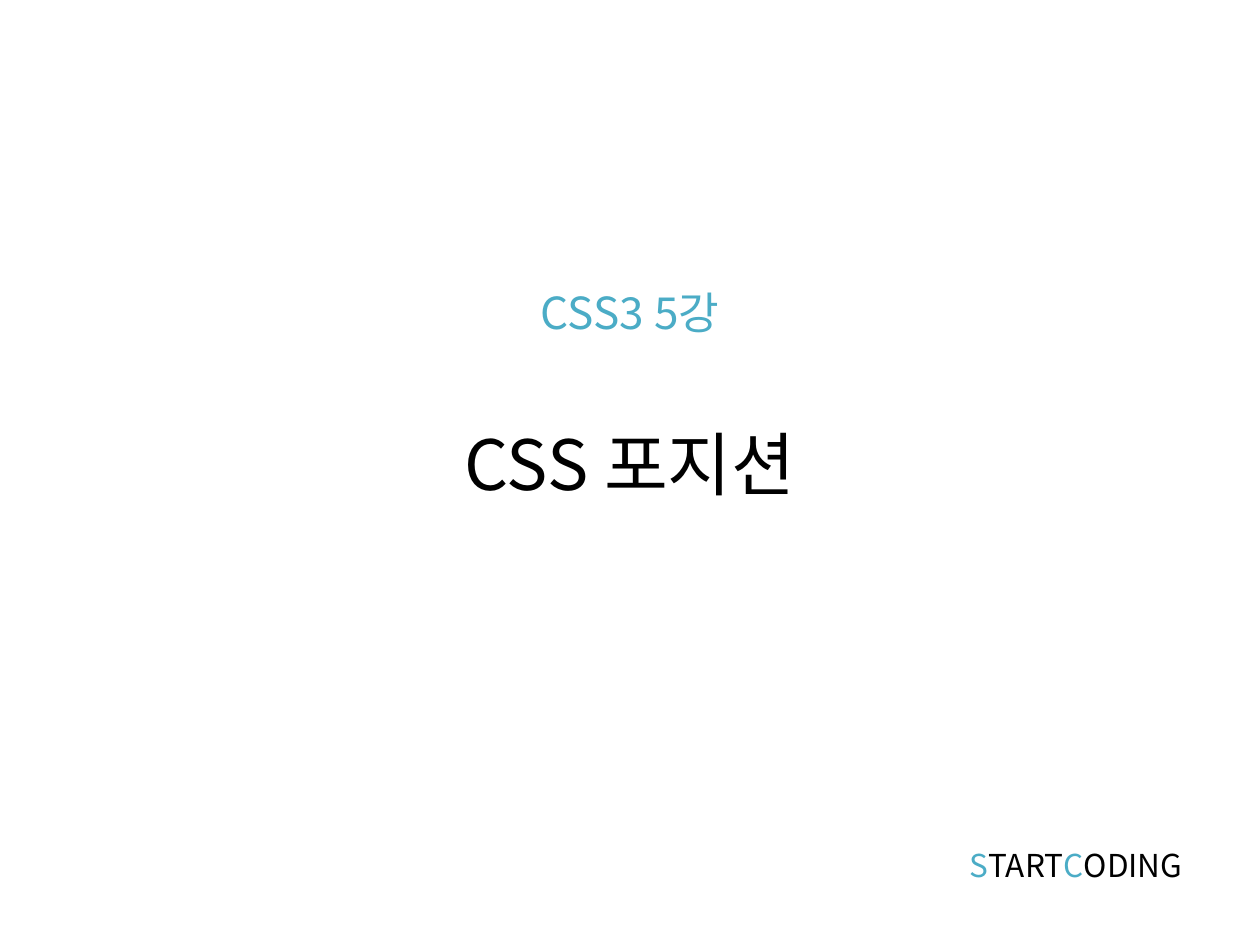
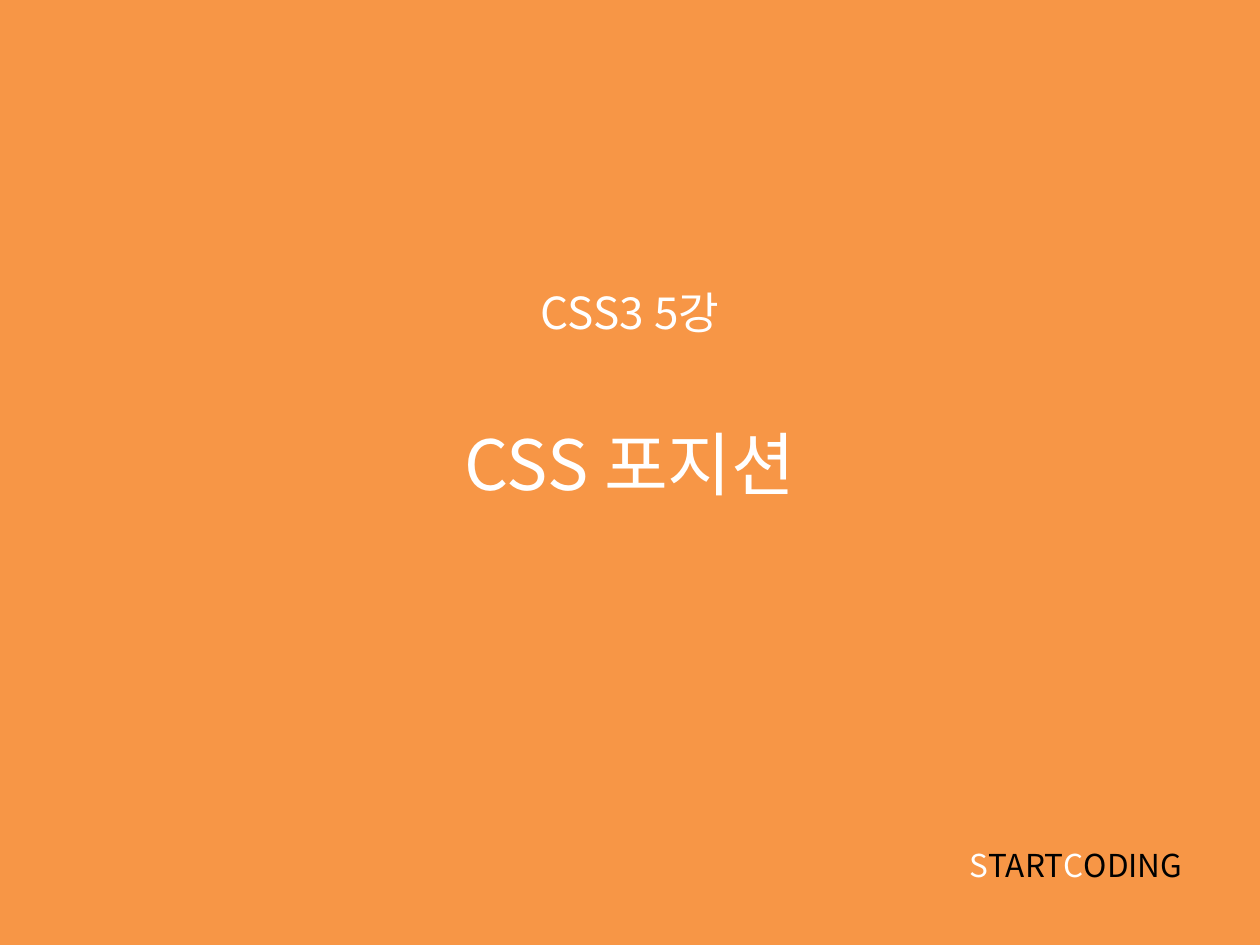
Before and after one commit to kwonkijun/web, a slide deck: slide 1 of 프론트엔드기초(PPT)/CSS3 5강_CSS 포지션.pptx. Drawn at 1260x945 pixels with LibreOffice and Linux fonts; fonts in the diff are those of the drawing. Boxes give left, top, right and bottom in pixels: in the first picture for what was removed or moved away, otherwise in the second. Text is boxed around its words. In the diff, an @@ line names an element or a change of style, - is before the commit and + after.

```diff
--- a/프론트엔드기초(PPT)/CSS3 5강_CSS 포지션.pptx
+++ b/프론트엔드기초(PPT)/CSS3 5강_CSS 포지션.pptx
@@ background #FFFFFF to #F79646 @@
@@ title "CSS3 5강 CSS 포지션" at (465, 292, 795, 496): text colour #4BACC6 to #FFFFFF in "CSS3 5강"; text colour #000000 to #FFFFFF in "CSS 포지션" @@
@@ text "STARTCODING" at (970, 853, 1183, 878): text colour #4BACC6 to #FFFFFF in "STARTCODING" @@
```
Also in this commit, not shown: 2 slides added, 8 other files.
